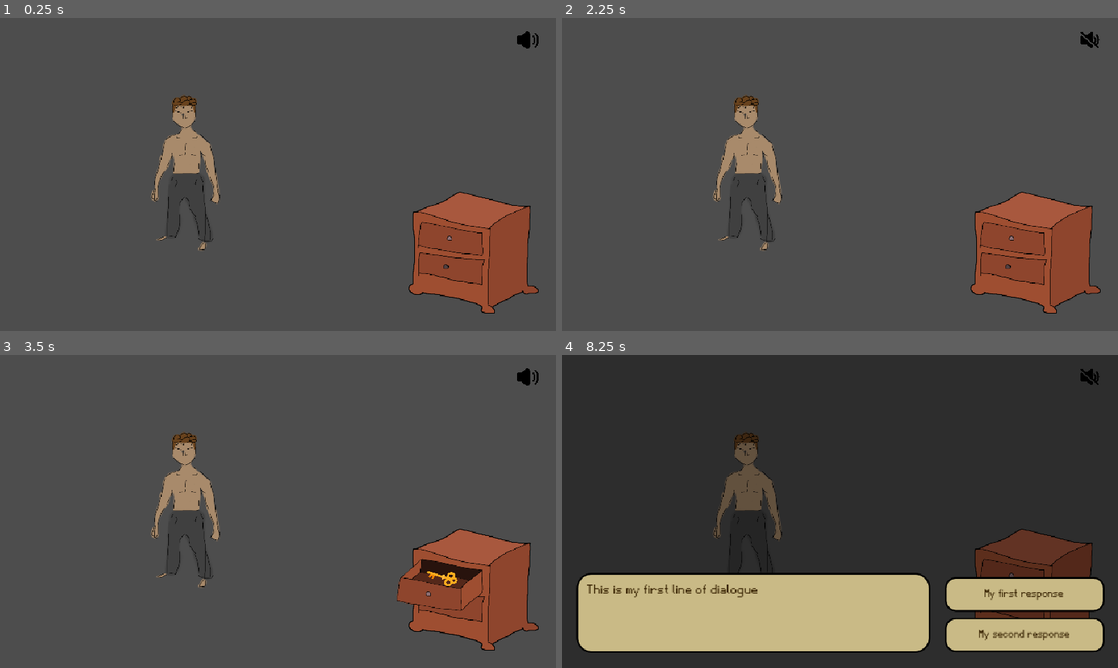
Above: before the commit, frames 1-4 (two rows, left to right).
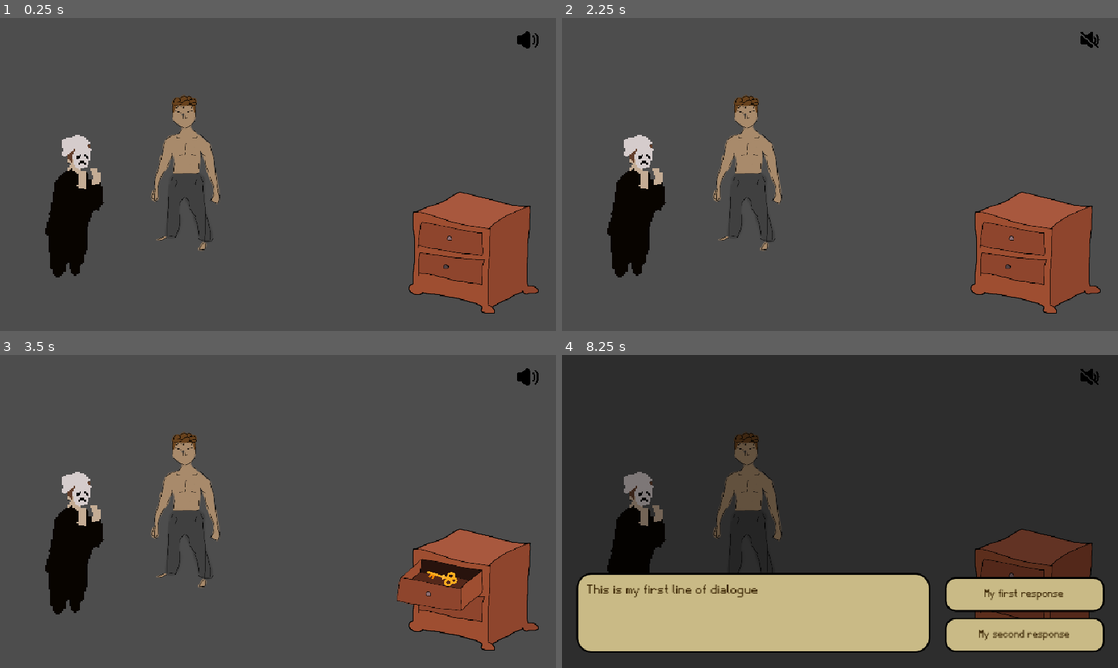
Above: after the commit, the same moments.

Repository: MichaelRRyan/GGJ-2026-Unmasked
Game: Godot game, scene res://Levels/feature_playground.tscn
The game is run twice, just before and just after one commit, with the same random seed, the same clock (stepped at 60 frames per second) and the same inputs. This scene is started directly instead of the project's main scene.
Inputs (mouse positions are in pixels of both pictures, inside the frame that each line leads up to):
- Up to frame 1 (0.25 s): no input
- Up to frame 2 (2.25 s): click (1090, 39) at 0.5 s; click (1090, 39) at 1.25 s; click (1090, 39) at 2 s
- Up to frame 3 (3.5 s): tap Enter at 2.75 s; move the mouse to (450, 577) at 2.77 s; press the mouse at (450, 577) at 2.78 s
- Up to frame 4 (8.25 s): tap Space at 3.5, 5, 6.5 s; move the mouse to (1001, 577) at 3.52 s; release the mouse at (1001, 577) at 3.53 s; click (1001, 577) at 3.6 s; tap Enter at 4.25, 5.75 s; move the mouse to (895, 442) at 4.27 s; press the mouse at (895, 442) at 4.28 s; move the mouse to (812, 574) at 5.02 s; release the mouse at (812, 574) at 5.03 s; click (812, 574) at 5.1 s; move the mouse to (1006, 558) at 5.77 s; press the mouse at (1006, 558) at 5.78 s; move the mouse to (673, 464) at 6.52 s; release the mouse at (673, 464) at 6.53 s; click (673, 464) at 6.6 s; move the mouse to (867, 511) at 7.27 s; press the mouse at (867, 511) at 7.28 s; move the mouse to (756, 433) at 8.02 s; release the mouse at (756, 433) at 8.03 s; click (756, 433) at 8.1 s

The runs differ from the first frame. In frame 1, 2.9% of the frame differs, in the area x 8-19%, y 37-83%; in frame 2, 2.9%; in frame 3, 2.9%; in frame 4, 2.1%.

Commit message:
Baker Fix

Diff:
--- a/Features/NPC2D/baker.tscn
+++ b/Features/NPC2D/baker.tscn
@@ -1,7 +1,7 @@
-[gd_scene format=3 uid="uid://id31mliym4rf"]
+[gd_scene format=3 uid="uid://brpluvuecqkot"]
 
 [ext_resource type="Texture2D" uid="uid://b1xx6bpatuktv" path="res://Assets/Images/Baker/baker.png" id="1_146jl"]
-[ext_resource type="Script" uid="uid://di8w7ft81wfff" path="res://Features/NPC2D/baker.gd" id="1_bohmv"]
+[ext_resource type="Script" uid="uid://b8y6k8dt3bkyb" path="res://Features/NPC2D/npc2d.gd" id="1_bohmv"]
 
 [sub_resource type="CapsuleShape2D" id="CapsuleShape2D_bohmv"]
 radius = 19.0
@@ -9,6 +9,7 @@
 
 [node name="baker" type="Area2D" unique_id=293219293]
 script = ExtResource("1_bohmv")
+npc_tag = "baker"
 
 [node name="Sprite2D" type="Sprite2D" parent="." unique_id=490486059]
 texture_filter = 1
--- a/Levels/feature_playground.tscn
+++ b/Levels/feature_playground.tscn
@@ -21,15 +21,11 @@
 
 [node name="DialogueInterface" parent="DialogueUI" unique_id=2017239191 instance=ExtResource("2_jtf1o")]
 visible = false
-dialogue_picker_node = NodePath("../../Systems/DialogueController")
 
 [node name="Systems" type="Node" parent="." unique_id=1163807989]
 
 [node name="DialogueController" type="Node" parent="Systems" unique_id=636413716]
 script = ExtResource("3_xrgqn")
-dialogue_interface_node = NodePath("../../DialogueUI/DialogueInterface")
-entity_state_manager_node = NodePath("../EntityStateManager")
-game_event_manager_node = NodePath("../GameEventTracker")
 metadata/_custom_type_script = "uid://dci6pxoc448n6"
 
 [node name="GameEventTracker" type="Node" parent="Systems" unique_id=1275389527]
@@ -63,12 +59,11 @@
 scale = Vector2(0.16921681, 0.18784751)
 
 [node name="baker" parent="Entities" unique_id=293219293 instance=ExtResource("10_ji208")]
-position = Vector2(-390.00003, 409)
+position = Vector2(-14.0000305, 405)
 scale = Vector2(5.2021804, 4.463281)
 
 [connection signal="cabinet_closed" from="Entities/Cabinet" to="Entities/Key" method="_hide"]
 [connection signal="cabinet_opened" from="Entities/Cabinet" to="Entities/Key" method="_show"]
-[connection signal="npc_clicked" from="Entities/NPC" to="Systems/DialogueController" method="show_dialogue"]
 [connection signal="mouse_entered" from="Entities/Key" to="Entities/Key" method="_on_mouse_entered"]
 [connection signal="mouse_exited" from="Entities/Key" to="Entities/Key" method="_on_mouse_exited"]
 [connection signal="npc_clicked" from="Entities/baker" to="Systems/DialogueController" method="show_dialogue"]
--- a/Levels/level_bakery.tscn
+++ b/Levels/level_bakery.tscn
@@ -1,8 +1,9 @@
-[gd_scene format=3 uid="uid://dntulj0epjws1"]
+[gd_scene format=3 uid="uid://ccql64136ilkf"]
 
 [ext_resource type="PackedScene" uid="uid://p8me13tpt1is" path="res://Levels/level_base.tscn" id="1_gbif7"]
 [ext_resource type="PackedScene" uid="uid://cja4dwr4nk8gf" path="res://Features/Door2D/door.tscn" id="2_6qocl"]
 [ext_resource type="Texture2D" uid="uid://ca1rf3io7v4sm" path="res://Assets/Images/bakery/bakery_location.png" id="2_imupn"]
+[ext_resource type="PackedScene" uid="uid://brpluvuecqkot" path="res://Features/NPC2D/baker.tscn" id="4_imupn"]
 
 [node name="LevelBase" unique_id=391544845 instance=ExtResource("1_gbif7")]
 
@@ -13,3 +14,6 @@
 position = Vector2(45, 9.000004)
 scale = Vector2(0.41526395, 0.8814738)
 scene = "res://Levels/level_overworld.tscn"
+
+[node name="baker" parent="." index="4" unique_id=293219293 instance=ExtResource("4_imupn")]
+position = Vector2(-45, 30)
